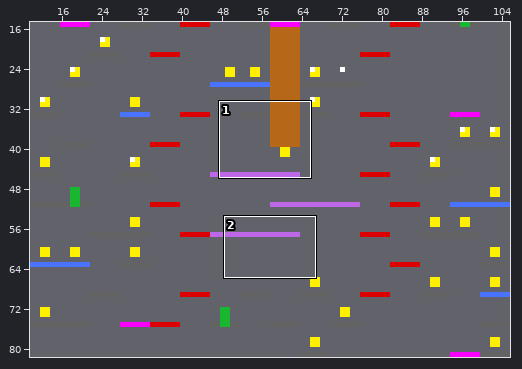
Level history. Tiled map: src/layer-map.tmx. The picture above shows the old version from afar; the outline marks the close-up.
Close-up. The starting point:
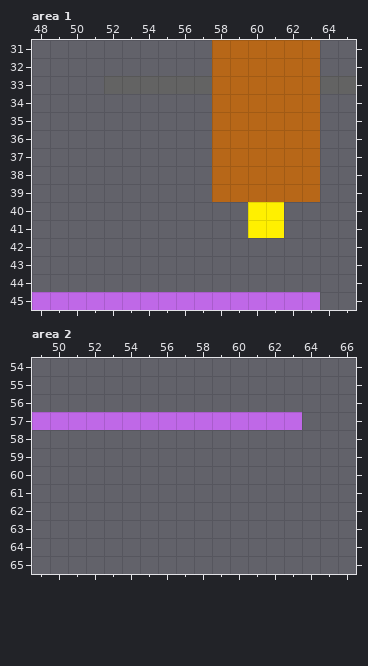
Cells are 20x20 px. Shown: area 1 x 48..65, y 31..45; area 2 x 49..66, y 54..65. The commit also changed other parts of the map, which this record leaves out.
New version:
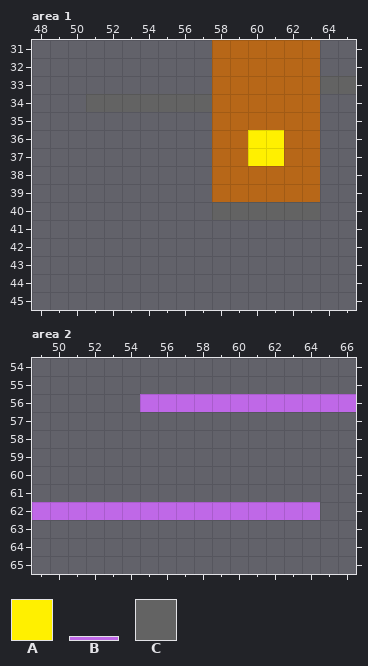
Key: from "coin": A 0; from "conveyor": B 0; from "platform": C 0.
_ is an empty cell.
Objects are placed by their top-left corner, in cells (3,4 is the top-left corner of cell 3,4); size is 1x1 cell unless given.
What changed:
Layer "platforms", area 1:
y 40: x 60..61 __ -> CC
Layer "coins", area 1:
changed: A at 60,40 size 2x2 -> A at 60,36 size 2x2
Layer "conveyors", area 1:
changed: B at 46,45 size 18x1 -> outside this view
Layer "conveyors", area 2:
changed: outside this view -> B at 55,56 size 18x1
changed: B at 46,57 size 18x1 -> B at 47,62 size 18x1
Where, in picture pixels (left, top, right, bottom), the same in both close-ups:
new place: (248, 130, 284, 166)
changed: (248, 202, 284, 238)
old place: (32, 292, 320, 310)
changed: (32, 394, 356, 430)
new place: (32, 502, 320, 520)
